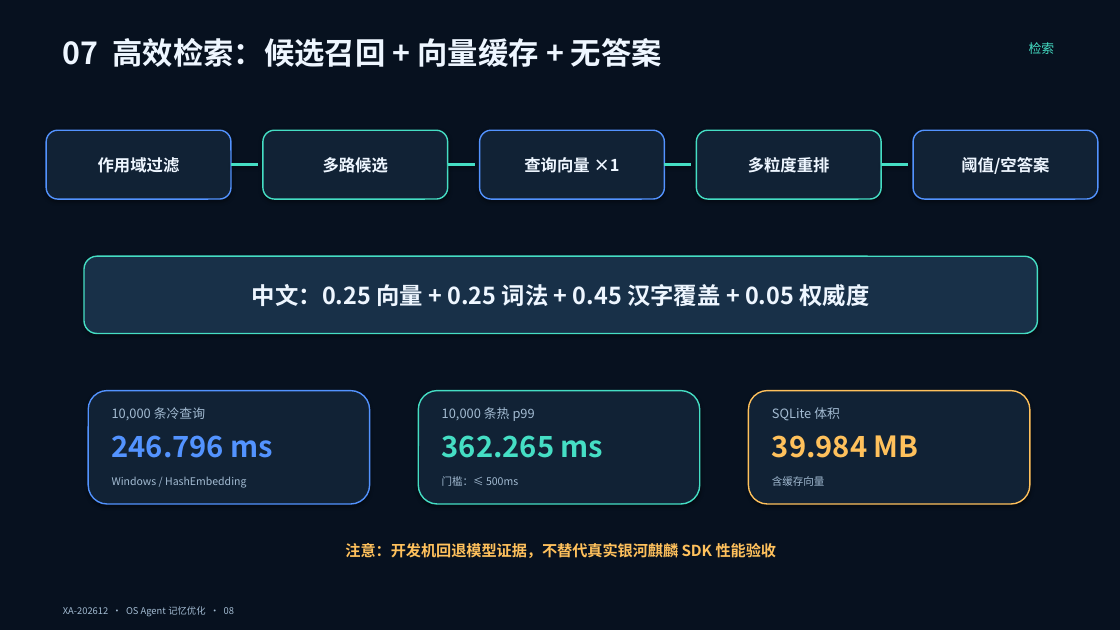
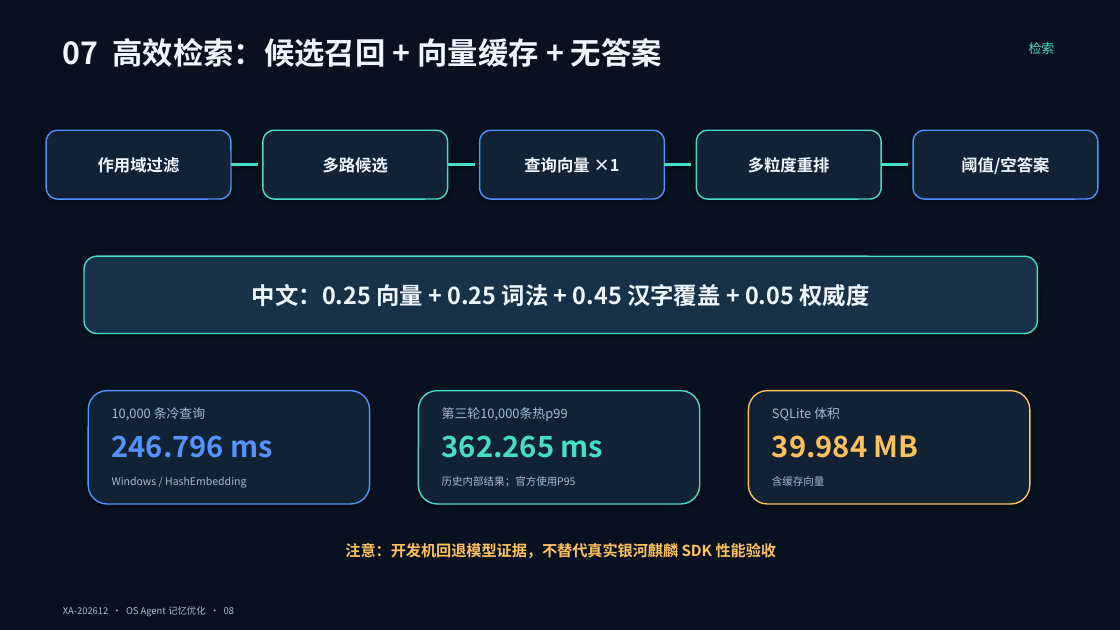
Before and after one commit to chanehwibo/tiaobei, a slide deck: slide 8 of deliverables/ppt/OS_Agent_记忆优化_答辩稿.pptx. Drawn at 1120x630 pixels with LibreOffice and Linux fonts; fonts in the diff are those of the drawing. Boxes give left, top, right and bottom in pixels: in the first picture for what was removed or moved away, otherwise in the second. Text is boxed around its words. In the diff, an @@ line names an element or a change of style, - is before the commit and + after.

```diff
--- a/deliverables/ppt/OS_Agent_记忆优化_答辩稿.pptx
+++ b/deliverables/ppt/OS_Agent_记忆优化_答辩稿.pptx
@@ text at box(442, 407, 568, 421): text changed @@
-10,000 条热 p99
+第三轮10,000条热p99
@@ text at box(442, 476, 576, 487): text changed @@
-门槛：≤ 500ms
+历史内部结果；官方使用P95
```
Also in this commit, not shown: 4 other slides changed, 1 slide added, 1 slide removed, 36 other files.
